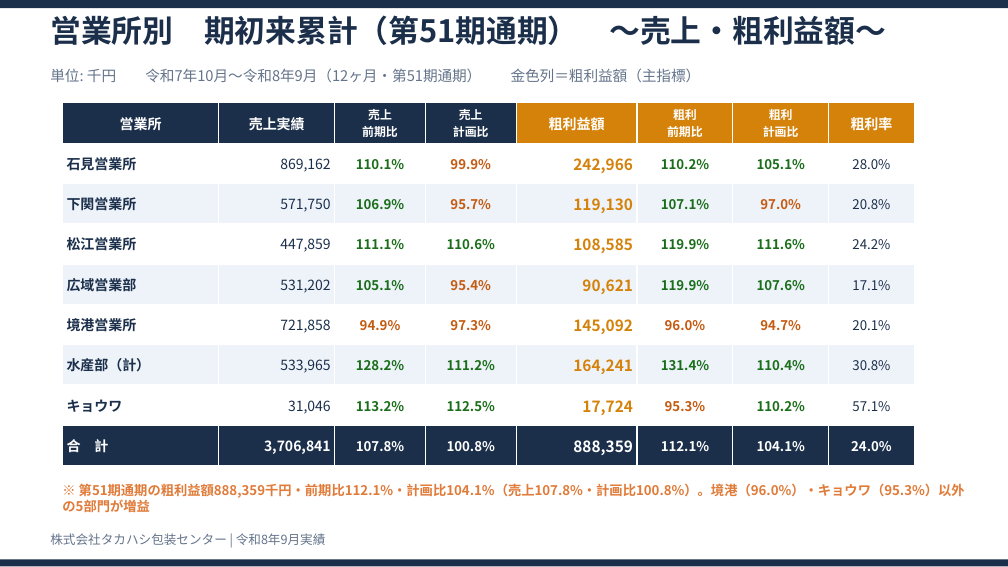
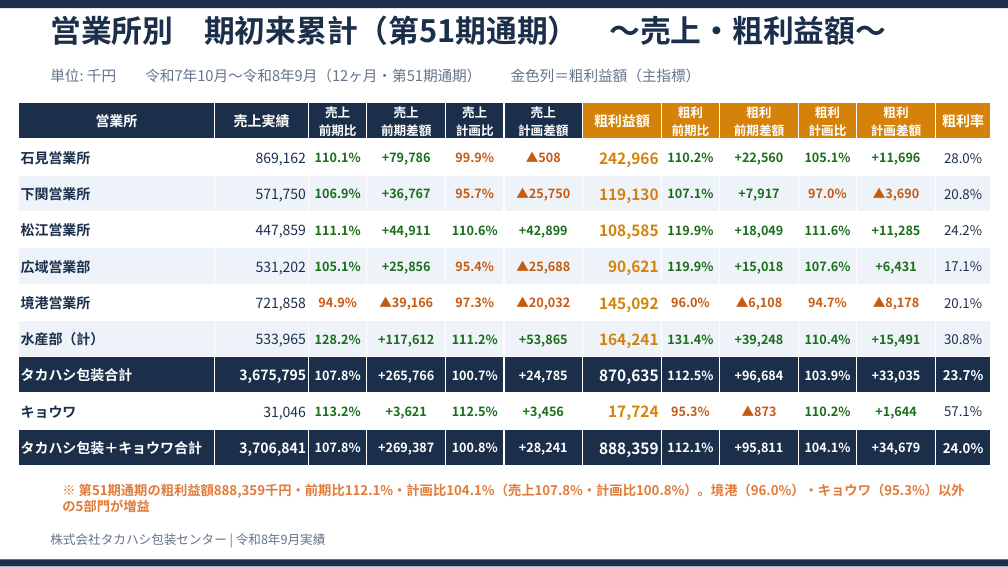
Before and after one commit to takahashihc/claudecode, a slide deck: slide 5 of reports/2026-09_月次実績報告/令和8年9月実績報告.pptx. Drawn at 1008x567 pixels with LibreOffice and Linux fonts; fonts in the diff are those of the drawing. Boxes give left, top, right and bottom in pixels: in the first picture for what was removed or moved away, otherwise in the second. Text is boxed around its words. In the diff, an @@ line names an element or a change of style, - is before the commit and + after.

```diff
--- a/reports/2026-09_月次実績報告/令和8年9月実績報告.pptx
+++ b/reports/2026-09_月次実績報告/令和8年9月実績報告.pptx
@@ table at <box>18,103,991,466</box> @@
-営業所 | 売上実績 | 売上 / 前期比 | 売上 / 計画比 | 粗利益額 | 粗利 / 前期比 | 粗利 / 計画比 | 粗利率
-石見営業所 | 869,162 | 110.1% | 99.9% | 242,966 | 110.2% | 105.1% | 28.0%
-下関営業所 | 571,750 | 106.9% | 95.7% | 119,130 | 107.1% | 97.0% | 20.8%
-松江営業所 | 447,859 | 111.1% | 110.6% | 108,585 | 119.9% | 111.6% | 24.2%
-広域営業部 | 531,202 | 105.1% | 95.4% | 90,621 | 119.9% | 107.6% | 17.1%
-境港営業所 | 721,858 | 94.9% | 97.3% | 145,092 | 96.0% | 94.7% | 20.1%
-水産部（計） | 533,965 | 128.2% | 111.2% | 164,241 | 131.4% | 110.4% | 30.8%
-キョウワ | 31,046 | 113.2% | 112.5% | 17,724 | 95.3% | 110.2% | 57.1%
-合 計 | 3,706,841 | 107.8% | 100.8% | 888,359 | 112.1% | 104.1% | 24.0%
+営業所 | 売上実績 | 売上 / 前期比 | 売上 / 前期差額 | 売上 / 計画比 | 売上 / 計画差額 | 粗利益額 | 粗利 / 前期比 | 粗利 / 前期差額 | 粗利 / 計画比 | 粗利 / 計画差額 | 粗利率
+石見営業所 | 869,162 | 110.1% | +79,786 | 99.9% | ▲508 | 242,966 | 110.2% | +22,560 | 105.1% | +11,696 | 28.0%
+下関営業所 | 571,750 | 106.9% | +36,767 | 95.7% | ▲25,750 | 119,130 | 107.1% | +7,917 | 97.0% | ▲3,690 | 20.8%
+松江営業所 | 447,859 | 111.1% | +44,911 | 110.6% | +42,899 | 108,585 | 119.9% | +18,049 | 111.6% | +11,285 | 24.2%
+広域営業部 | 531,202 | 105.1% | +25,856 | 95.4% | ▲25,688 | 90,621 | 119.9% | +15,018 | 107.6% | +6,431 | 17.1%
+境港営業所 | 721,858 | 94.9% | ▲39,166 | 97.3% | ▲20,032 | 145,092 | 96.0% | ▲6,108 | 94.7% | ▲8,178 | 20.1%
+水産部（計） | 533,965 | 128.2% | +117,612 | 111.2% | +53,865 | 164,241 | 131.4% | +39,248 | 110.4% | +15,491 | 30.8%
+タカハシ包装合計 | 3,675,795 | 107.8% | +265,766 | 100.7% | +24,785 | 870,635 | 112.5% | +96,684 | 103.9% | +33,035 | 23.7%
+キョウワ | 31,046 | 113.2% | +3,621 | 112.5% | +3,456 | 17,724 | 95.3% | ▲873 | 110.2% | +1,644 | 57.1%
+タカハシ包装＋キョウワ合計 | 3,706,841 | 107.8% | +269,387 | 100.8% | +28,241 | 888,359 | 112.1% | +95,811 | 104.1% | +34,679 | 24.0%
@@ table: place and size @@
-table at <box>62,103,914,466</box>
+table at <box>18,103,991,466</box>
```
Also in this commit, not shown: 5 other slides changed, 2 other files.
